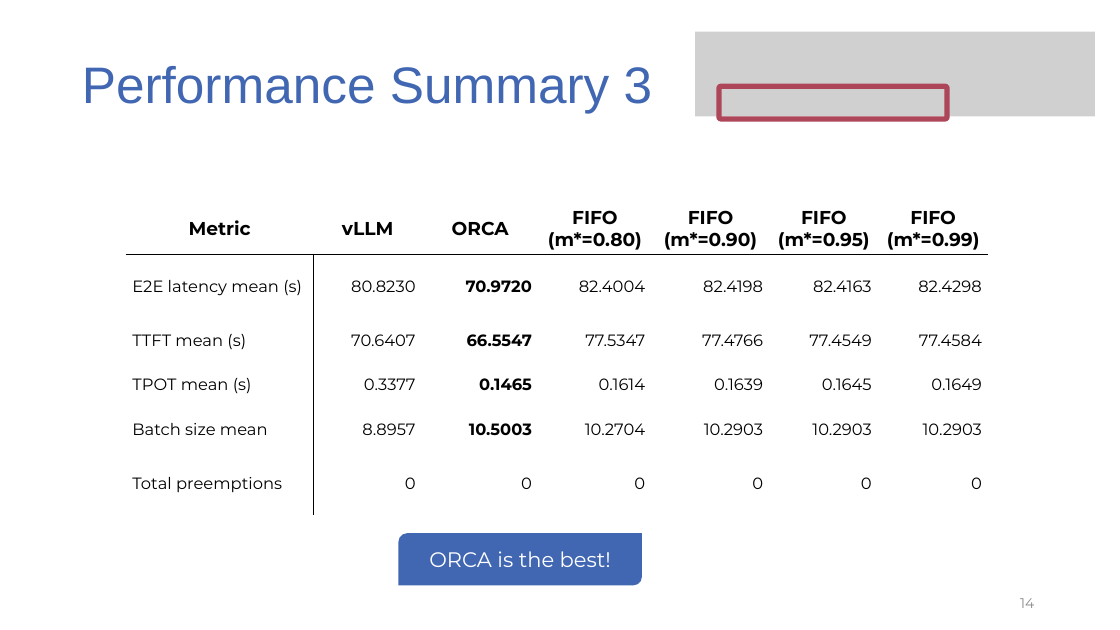
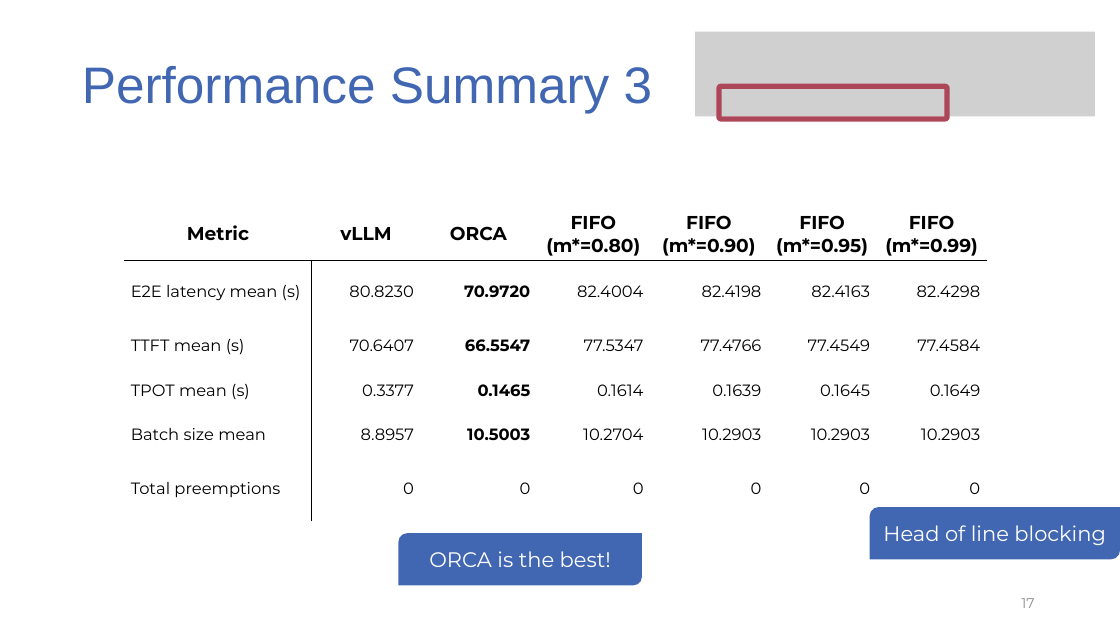
Before and after one commit to Franco-Galante/vidur-wip, a slide deck: slide 17 of lessons_learned_on_LLM_inference.pptx (slide 14 before the commit). Drawn at 1120x630 pixels with LibreOffice and Linux fonts; fonts in the diff are those of the drawing; grey boxes stand for pictures. Boxes give left, top, right and bottom in pixels: in the first picture for what was removed or moved away, otherwise in the second. Text is boxed around its words. In the diff, an @@ line names an element or a change of style, - is before the commit and + after.

```diff
--- a/lessons_learned_on_LLM_inference.pptx
+++ b/lessons_learned_on_LLM_inference.pptx
@@ table: place and size @@
-table at [126, 203, 988, 515]
+table at [124, 208, 986, 520]
@@ round diag rect added at [870, 507, 1120, 560], fill #4267B2, 18 pt, text #FFFFFF @@
+Head of line blocking
@@ page number at [1021, 598, 1034, 608]: text changed @@
-14
+17
```
Also in this commit, not shown: 4 slides added, 1 slide removed, 4 other files.
